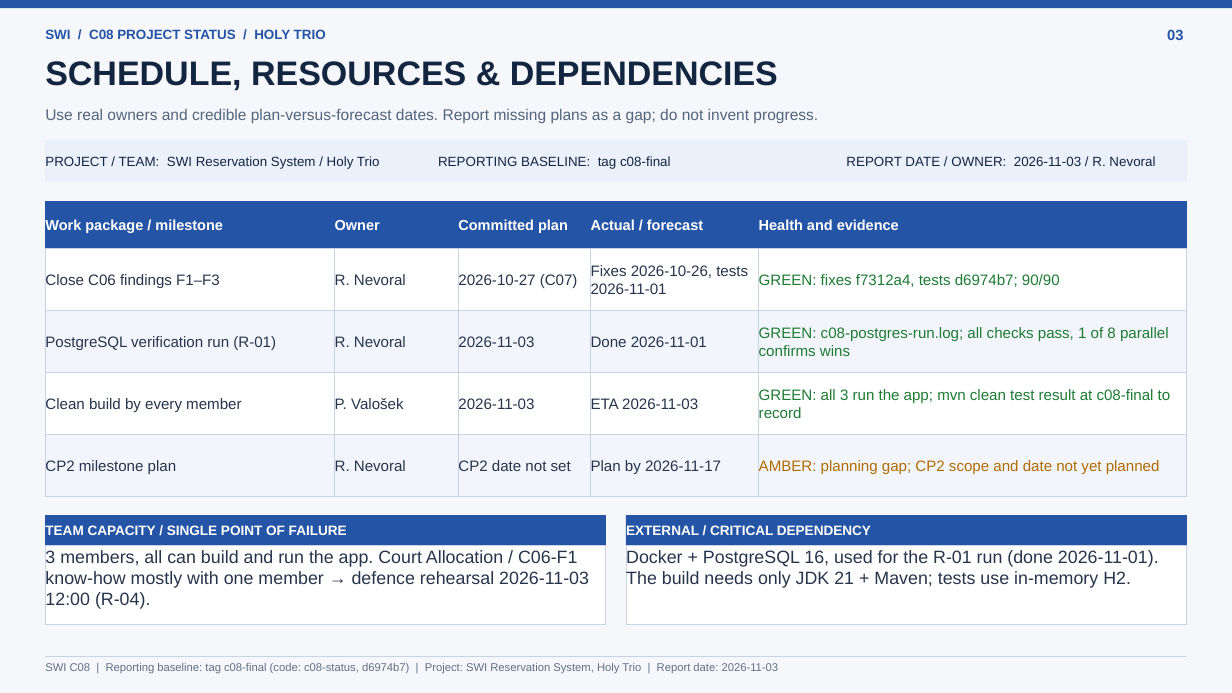
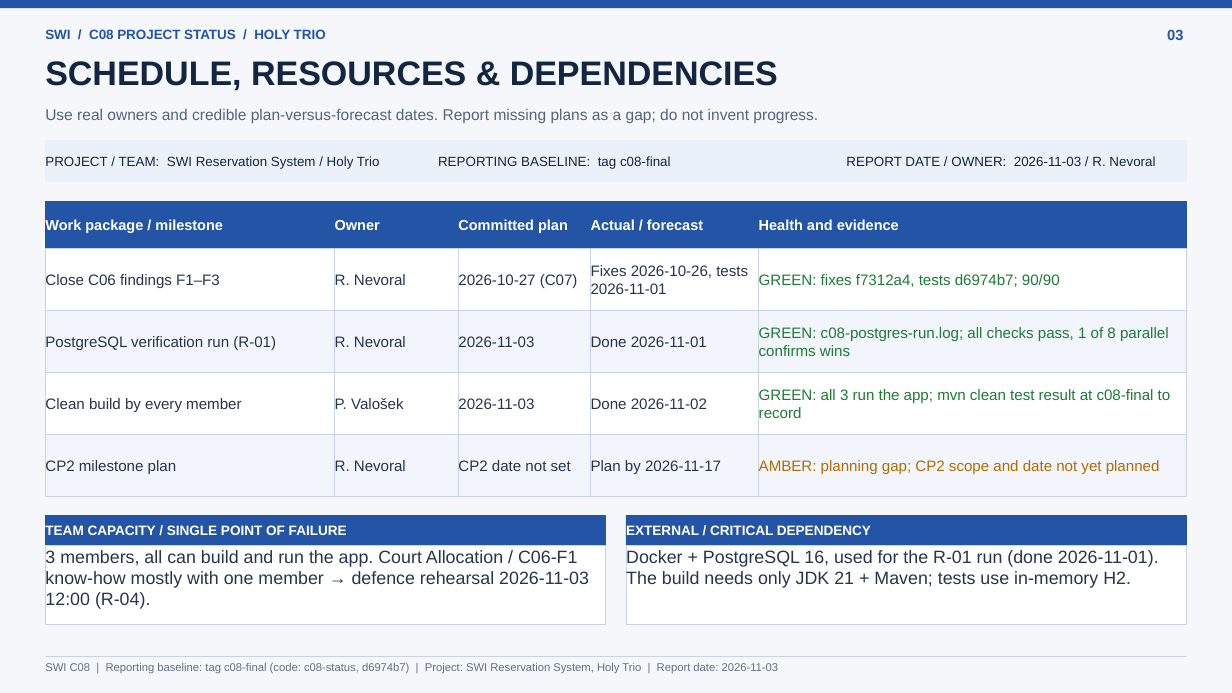
Before and after one commit to tewyss/Reservation-System-SWI, a slide deck: slide 3 of docs/c08-project-status.pptx. Drawn at 1232x693 pixels with LibreOffice and Linux fonts; fonts in the diff are those of the drawing. Boxes give left, top, right and bottom in pixels: in the first picture for what was removed or moved away, otherwise in the second. Text is boxed around its words. In the diff, an @@ line names an element or a change of style, - is before the commit and + after.

```diff
--- a/docs/c08-project-status.pptx
+++ b/docs/c08-project-status.pptx
@@ text in rectangle at (591,398,707,409): text changed @@
-ETA 2026-11-03
+Done 2026-11-02
```
Also in this commit, not shown: 1 other file.
